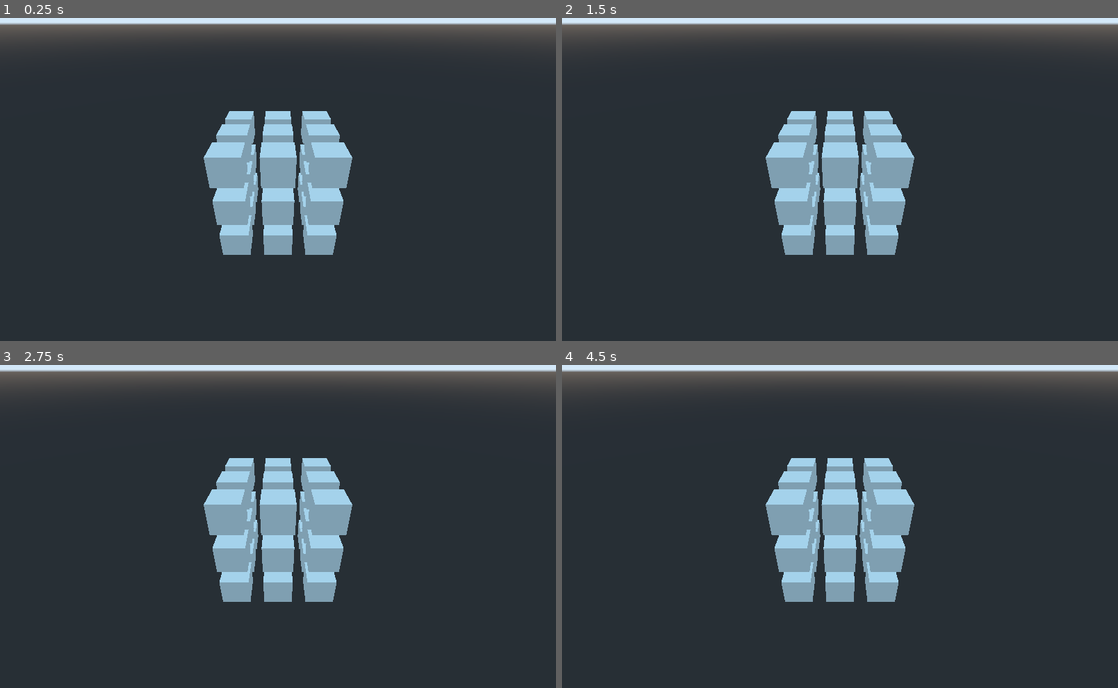
Above: before the commit, frames 1-4 (two rows, left to right).
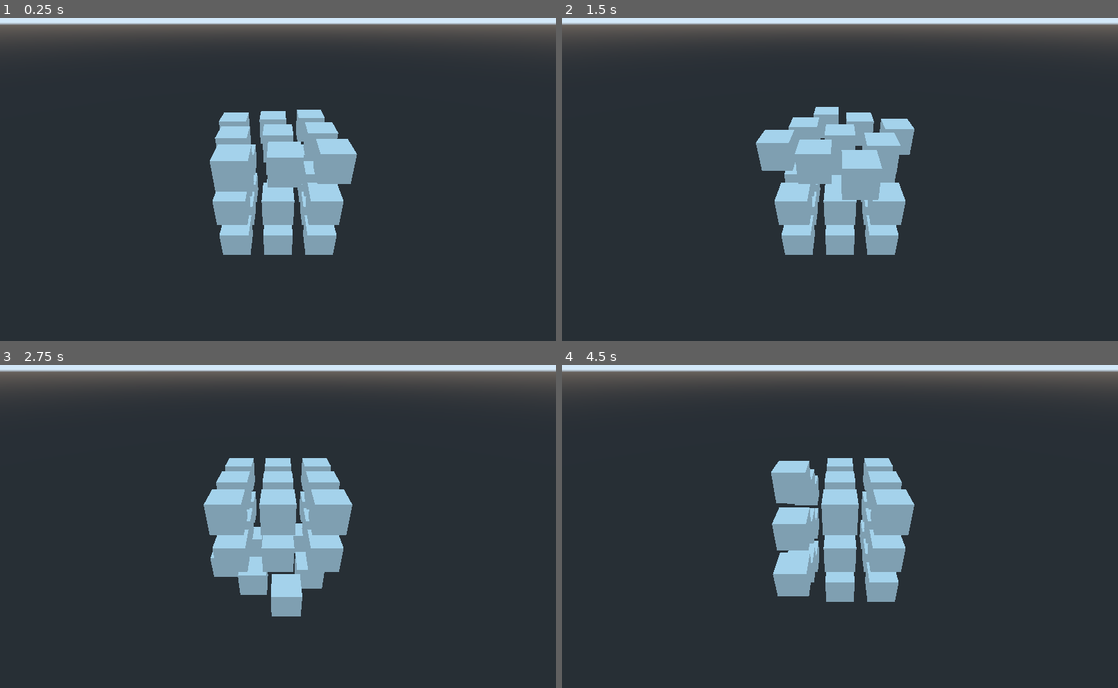
Above: after the commit, the same moments.

Repository: bitwise-aiden/gwj53
Game: Godot game, scene res://game.tscn
The game is run twice, just before and just after one commit, with the same random seed, the same clock (stepped at 60 frames per second) and the same inputs.
Inputs:
- Up to frame 1 (0.25 s): no input
- Up to frame 2 (1.5 s): no input
- Up to frame 3 (2.75 s): no input
- Up to frame 4 (4.5 s): no input

The runs differ from the first frame. In frame 1, 1.7% of the frame differs, in the area x 36-65%, y 28-54%; in frame 2, 3.8%, in the area x 34-64%, y 27-57%; in frame 3, 2.2%; in frame 4, 2.4%.

Commit message:
Add rotation

Diff:
--- a/cube.gd
+++ b/cube.gd
@@ -3,6 +3,7 @@
 # Private enums
 
 enum __Face { Front = 0, Standing, Back, Top, Equator, Bottom, Left, Middle, Right, Max }
+enum __Direction { CW = 90, CCW = -90, Max = 2}
 
 
 # Private variables
@@ -31,9 +32,9 @@
 	assert(__parts.size() == 26)
 
 
-func _process(delta: float) -> void:
+func _physics_process(delta: float) -> void:
 	if !__rotating:
-		__rotate_face(__Face.Front, 90)
+		__rotate_face(randi() % __Face.Max, [__Direction.CW, __Direction.CCW][randi() % __Direction.Max])
 
 # Private methods
 
@@ -43,14 +44,19 @@
 	var face: Face = __faces[face_type]
 
 	var origin = face.translation
-	var axis: Vector3 = face.translation.normalized()
+	var axis: Vector3 = face.translation.abs().normalized()
 	if axis == Vector3.ZERO:
-		axis = face.rotation.normalized()
-		if axis == Vector3.ZERO:
-			axis = Vector3.BACK
+		match face_type:
+			__Face.Standing:
+				axis = Vector3.BACK
+			__Face.Equator:
+				axis = Vector3.UP
+			__Face.Middle:
+				axis = Vector3.LEFT
 
 	var parts: Array = face.get_overlapping_bodies()
 	if parts.empty():
+		__rotating = false
 		return
 
 	var tween: SceneTreeTween = create_tween().set_parallel()
@@ -63,7 +69,7 @@
 			"__rotate_part",
 			0.0,
 			deg2rad(degree),
-			0.5,
+			0.2,
 			[part, offset, origin, axis]
 		)
 
